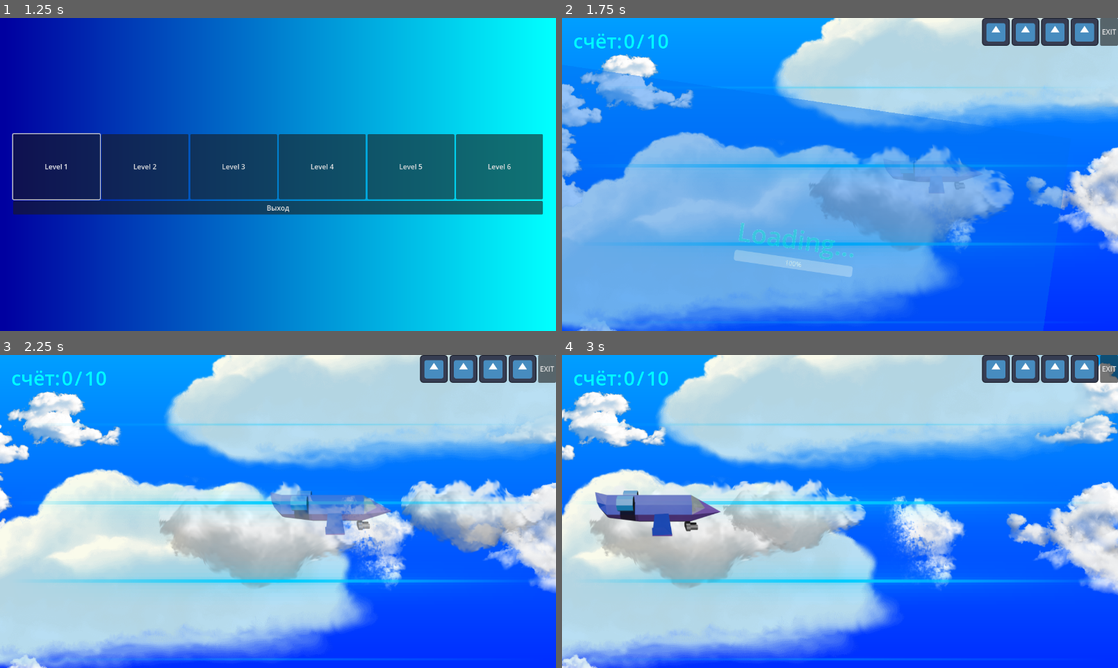
Above: before the commit, frames 1-4 (two rows, left to right).
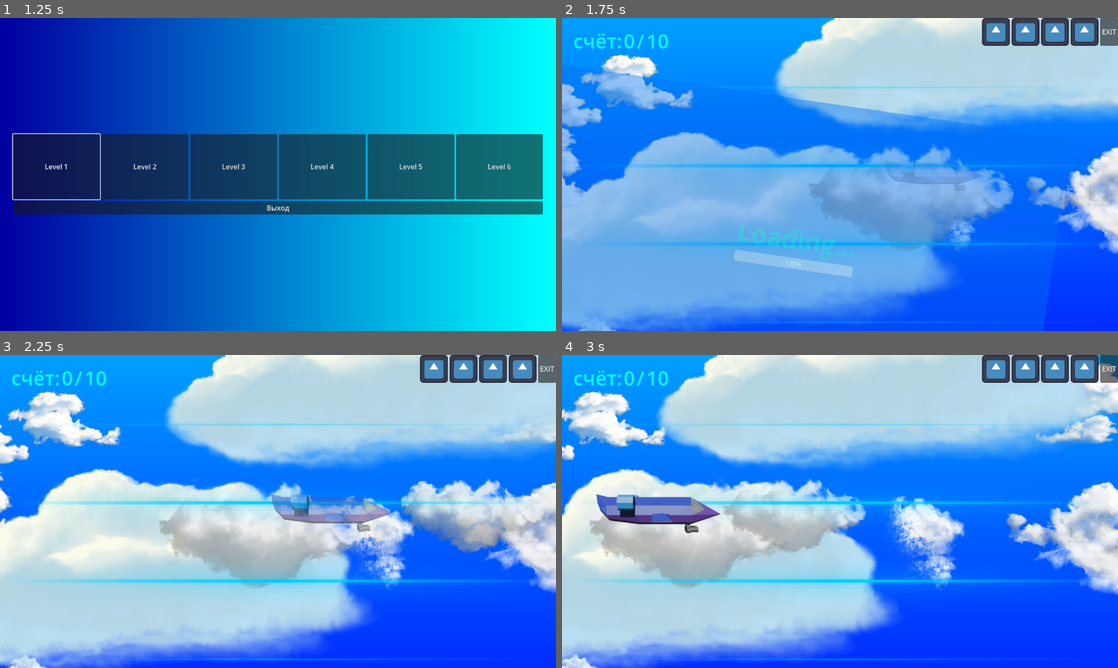
Above: after the commit, the same moments.

Repository: GGamezebo/quizmatik
Game: Godot game, scene res://main.tscn
Two runs of this game, one before a commit and one after it. Both use one fixed random seed, a clock stepped at 60 frames per second and the inputs below. The engine's default icon, where the game draws it, is replaced by a stand-in: a white triangle on a blue panel in a dark square.
Inputs:
- Up to frame 1 (1.25 s): click "Старт" at 0.5 s
- Up to frame 2 (1.75 s): click "Level 1" at 1.25 s
- Up to frame 3 (2.25 s): tap Enter at 2 s; hold Right (ui_right) from 2.03 s (still down); tap Space (shoot) at 2.1 s
- Up to frame 4 (3 s): release Right (ui_right) at 2.78 s; hold Down (ui_down) from 2.78 s (still down); tap Tab at 2.85 s

Frame 1 is identical in both runs. In frame 2, 0.1% of the frame differs, in the area x 58-74%, y 45-56%; in frame 3, 1.0%; in frame 4, 1.6%, in the area x 5-29%, y 43-58%.

Commit message:
win animation renaming

Diff:
--- a/src/contexts/game_context/game_context.tscn
+++ b/src/contexts/game_context/game_context.tscn
@@ -5,7 +5,7 @@
 [ext_resource type="PackedScene" uid="uid://dvy13cfq73jxs" path="res://src/ui/background/background.tscn" id="2_lu6cl"]
 [ext_resource type="Script" uid="uid://bb18r63uri507" path="res://src/contexts/game_context/game_logic/game_area.gd" id="3_5eju7"]
 [ext_resource type="Script" uid="uid://cswfv8mbtar2j" path="res://src/contexts/game_context/player.gd" id="3_yr17v"]
-[ext_resource type="PackedScene" uid="uid://47fqtynve6g3" path="res://src/features/player/player.tscn" id="4_3f67i"]
+[ext_resource type="PackedScene" uid="uid://47fqtynve6g3" path="res://src/features/plane/plane.tscn" id="4_3f67i"]
 [ext_resource type="Script" uid="uid://c7cuoe35fok4i" path="res://src/contexts/game_context/game_logic/entity_border.gd" id="5_0m8ko"]
 [ext_resource type="Script" uid="uid://nrjrwaslqq0y" path="res://src/contexts/game_context/game_logic/game_manager/game_manager.gd" id="6_q40ib"]
 [ext_resource type="Resource" uid="uid://bg11w4vfrn34r" path="res://src/contexts/game_context/game_events.tres" id="7_7ifmk"]
--- a/src/contexts/game_context/game_logic/game_manager/game_states/end_game_state.gd
+++ b/src/contexts/game_context/game_logic/game_manager/game_states/end_game_state.gd
@@ -10,15 +10,15 @@
 @export var air_plane: AirPlane
 
 func enter(_prev_state: FSMState, _event_data: Dictionary) -> void:
-	air_plane.ev_dead_animation_finished.connect(_on_dead_animation_finished)
 	if player.score == game_config.questions_count:
-		# play win animation
-		main_events.ev_exit_game.emit()
+		air_plane.ev_win_animation_finished.connect(_on_animation_finished)
+		air_plane.win_animation()
 	else:
-		air_plane.die()
+		air_plane.ev_dead_animation_finished.connect(_on_animation_finished)
+		air_plane.die_animation()
 
 func leave(_event_data: Dictionary) -> void:
 	pass
 
-func _on_dead_animation_finished() -> void:
+func _on_animation_finished() -> void:
 	main_events.ev_exit_game.emit()
--- a/src/features/player/animated_sprite_2d.gd
+++ b/src/features/plane/animated_sprite_2d.gd
@@ -26,7 +26,7 @@
 	rotation = _base_rotation + _rotationShacker.get_rotation_offset()
 
 func _updateAnimation(direction_y: float) -> void:
-	var animationName = 'default'
+	var animationName = 'idle'
 	if direction_y < 0.0:
 		animationName = 'up'
 	elif direction_y > 0.0:
--- a/src/features/player/player.gd
+++ b/src/features/plane/plane.gd
@@ -2,11 +2,13 @@
 class_name AirPlane
 extends Area2D
 
-#@export_tool_button("test_die") var test_die = die
+#@export_tool_button("test_die") var test_die_animation = die_animation
+#@export_tool_button("test_win") var test_win_animation = win_animation
 
 signal ev_shoot
 signal ev_air_plane_colladed(airPlane: AirPlane, area: Area2D)
 signal ev_dead_animation_finished
+signal ev_win_animation_finished
 
 const SPEED_DEFAULTS: float = 800.0
 
@@ -14,6 +16,8 @@
 @export var directionComponents:Array[Node] = []
 @export var animated_sprite: AnimatedSprite2D
 @export var dead_animation_time = 2.5
+@export var win_anticipation_animation_time: float = 0.35
+@export var win_fly_animation_time: float = 1.6
 @export var explosion_scene: PackedScene
 
 var direction_y: int = 0
@@ -65,12 +69,13 @@
 	collision_layer = 0
 	collision_mask = 0
 
-
-func die():
+func _disable() -> void:
+	set_process(false)
 	set_process_input(false)
 	set_process_unhandled_input(false)
 	_disable_collision()
 
+func die_animation() -> void:
 	var tween = create_tween()
 	tween.set_parallel(true)
 	tween.tween_property(self, "rotation", rotation + randf_range(-3, 3), dead_animation_time * 0.6).set_trans(Tween.TRANS_QUAD).set_ease(Tween.EASE_OUT)
@@ -104,3 +109,76 @@
 	get_parent().add_child(explosion)
 	explosion.global_position = global_position + offset
 	explosion.scale = Vector2(scale_multiplier, scale_multiplier)
+
+
+func win_animation() -> void:
+	_disable()
+
+	var screen_size := get_viewport_rect().size
+
+	# Randomize flight direction: 0 = Straight, 1 = Up-Right, 2 = Down-Right
+	var flight_case := randi() % 3
+
+	# Calculate target X position (Always far beyond the right edge of the screen)
+	var target_position := Vector2.ZERO
+	target_position.x = screen_size.x + 200.0
+
+	# Offset variables for the anticipation stage (Stat 1)
+	var ant_offset_x: float = -40.0
+	var ant_offset_y: float = 0.0
+
+	# Set up flight trajectory and animations based on the randomized case
+	if flight_case == 0:
+		# Trajectory: STRAIGHT forward
+		target_position.y = global_position.y # Maintain current altitude
+		animated_sprite.play("idle")           # Keep default flight sprite
+		ant_offset_y = 0.0                     # Push straight back
+
+	elif flight_case == 1:
+		# Trajectory: UP and RIGHT
+		target_position.y = -200.0             # Fly above the top boundary
+		animated_sprite.play("up")             # Tilt sprite upwards
+		ant_offset_y = 20.0                    # Dip slightly down during anticipation
+
+	else:
+		# Trajectory: DOWN and RIGHT
+		target_position.y = screen_size.y + 200.0 # Fly below the bottom boundary
+		animated_sprite.play("down")           # Tilt sprite downwards
+		ant_offset_y = -20.0                   # Rise slightly up during anticipation
+
+	# --- STAGE 1: Small backward recoil for inertia (Anticipation effect) ---
+	var anticipation_pos := global_position + Vector2(ant_offset_x, ant_offset_y)
+	var anticipation_tween := create_tween()
+	anticipation_tween.tween_property(self, "global_position", anticipation_pos, win_anticipation_animation_time)\
+		.set_trans(Tween.TRANS_CUBIC)\
+		.set_ease(Tween.EASE_OUT)
+
+	await anticipation_tween.finished
+
+	# --- STAGE 2: Extreme afterburner acceleration ---
+	var victory_tween := create_tween().set_parallel(true)
+	# TRANS_EXPO + EASE_IN creates a rocket-launch effect (slow start, massive final speed)
+	victory_tween.set_trans(Tween.TRANS_EXPO).set_ease(Tween.EASE_IN)
+
+	# Launch movement toward the right destination
+	victory_tween.tween_property(self, "global_position", target_position, win_fly_animation_time)
+
+	# Simulate gaining altitude/depth via dynamic scaling
+	victory_tween.tween_property(animated_sprite, "scale", Vector2(0.15, 0.15), win_fly_animation_time)
+
+	# Handle aircraft rotation based on the flight path
+	var target_rotation: float = 0.0
+	if flight_case == 1:
+		target_rotation = deg_to_rad(-15.0) # Nose up
+	elif flight_case == 2:
+		target_rotation = deg_to_rad(15.0)  # Nose down
+	# For case 0 (Straight), target_rotation stays 0.0
+
+	victory_tween.tween_property(animated_sprite, "rotation", target_rotation, win_fly_animation_time * 0.4)
+
+	# Smoothly fade out into the clouds/distance near the end of the flight
+	victory_tween.tween_property(animated_sprite, "modulate:a", 0.0, win_fly_animation_time - 0.1).set_delay(0.1)
+
+	await victory_tween.finished
+
+	ev_win_animation_finished.emit()
--- a/src/features/player/player.tscn
+++ b/src/features/plane/plane.tscn
@@ -1,14 +1,14 @@
 [gd_scene format=3 uid="uid://47fqtynve6g3"]
 
-[ext_resource type="Script" uid="uid://cxln14046h23n" path="res://src/features/player/player.gd" id="1_c4h5g"]
+[ext_resource type="Script" uid="uid://cxln14046h23n" path="res://src/features/plane/plane.gd" id="1_c4h5g"]
 [ext_resource type="PackedScene" uid="uid://bcowytgx55cwf" path="res://src/features/explosion/explosion.tscn" id="2_502ij"]
-[ext_resource type="Script" uid="uid://6b5kg6wtuj55" path="res://src/features/player/label.gd" id="2_dl1wr"]
-[ext_resource type="AudioStream" uid="uid://d022f3yjwbamj" path="res://src/features/player/thrust.mp3" id="3_incis"]
-[ext_resource type="Texture2D" uid="uid://dbhsvvmis8tyx" path="res://src/features/player/Plane.png" id="3_wwtew"]
-[ext_resource type="Texture2D" uid="uid://bpbyqmy6knfil" path="res://src/features/player/PlaneDown.png" id="4_uxo23"]
-[ext_resource type="Texture2D" uid="uid://bilwdiggndliv" path="res://src/features/player/PlaneUp.png" id="5_n7rn1"]
-[ext_resource type="Script" uid="uid://wokwb6w0qo1j" path="res://src/features/player/animated_sprite_2d.gd" id="6_7tfl1"]
-[ext_resource type="Script" uid="uid://c26vc5jhui0yf" path="res://src/features/player/audio_stream_player.gd" id="8_jxtnq"]
+[ext_resource type="Script" uid="uid://6b5kg6wtuj55" path="res://src/features/plane/label.gd" id="2_dl1wr"]
+[ext_resource type="AudioStream" uid="uid://d022f3yjwbamj" path="res://src/features/plane/thrust.mp3" id="3_incis"]
+[ext_resource type="Texture2D" uid="uid://dbhsvvmis8tyx" path="res://src/features/plane/Plane.png" id="3_wwtew"]
+[ext_resource type="Texture2D" uid="uid://bpbyqmy6knfil" path="res://src/features/plane/PlaneDown.png" id="4_uxo23"]
+[ext_resource type="Texture2D" uid="uid://bilwdiggndliv" path="res://src/features/plane/PlaneUp.png" id="5_n7rn1"]
+[ext_resource type="Script" uid="uid://wokwb6w0qo1j" path="res://src/features/plane/animated_sprite_2d.gd" id="6_7tfl1"]
+[ext_resource type="Script" uid="uid://c26vc5jhui0yf" path="res://src/features/plane/audio_stream_player.gd" id="8_jxtnq"]
 
 [sub_resource type="CapsuleShape2D" id="CapsuleShape2D_272bh"]
 radius = 21.72
@@ -18,18 +18,18 @@
 animations = [{
 "frames": [{
 "duration": 1.0,
-"texture": ExtResource("3_wwtew")
+"texture": ExtResource("4_uxo23")
 }],
 "loop": true,
-"name": &"default",
+"name": &"down",
 "speed": 5.0
 }, {
 "frames": [{
 "duration": 1.0,
-"texture": ExtResource("4_uxo23")
+"texture": ExtResource("3_wwtew")
 }],
 "loop": true,
-"name": &"down",
+"name": &"idle",
 "speed": 5.0
 }, {
 "frames": [{
@@ -61,7 +61,7 @@
 
 [node name="AnimatedSprite2D" type="AnimatedSprite2D" parent="." unique_id=1524436245]
 sprite_frames = SubResource("SpriteFrames_1bvp3")
-animation = &"down"
+animation = &"up"
 script = ExtResource("6_7tfl1")
 
 [node name="AudioStreamPlayer" type="AudioStreamPlayer" parent="." unique_id=130746522]
Renamed: src/features/player/Plane.png -> src/features/plane/Plane.png
Not shown, changed: src/features/plane/Plane.png.import
Renamed: src/features/player/PlaneDown.png -> src/features/plane/PlaneDown.png
Not shown, changed: src/features/plane/PlaneDown.png.import
Renamed: src/features/player/PlaneUp.png -> src/features/plane/PlaneUp.png
Not shown, changed: src/features/plane/PlaneUp.png.import
Renamed: src/features/player/animated_sprite_2d.gd.uid -> src/features/plane/animated_sprite_2d.gd.uid
Renamed: src/features/player/audio_stream_player.gd -> src/features/plane/audio_stream_player.gd
Renamed: src/features/player/audio_stream_player.gd.uid -> src/features/plane/audio_stream_player.gd.uid
Renamed: src/features/player/label.gd -> src/features/plane/label.gd
Renamed: src/features/player/label.gd.uid -> src/features/plane/label.gd.uid
Renamed: src/features/player/player.gd.uid -> src/features/plane/plane.gd.uid
(and 8 more such lines)
